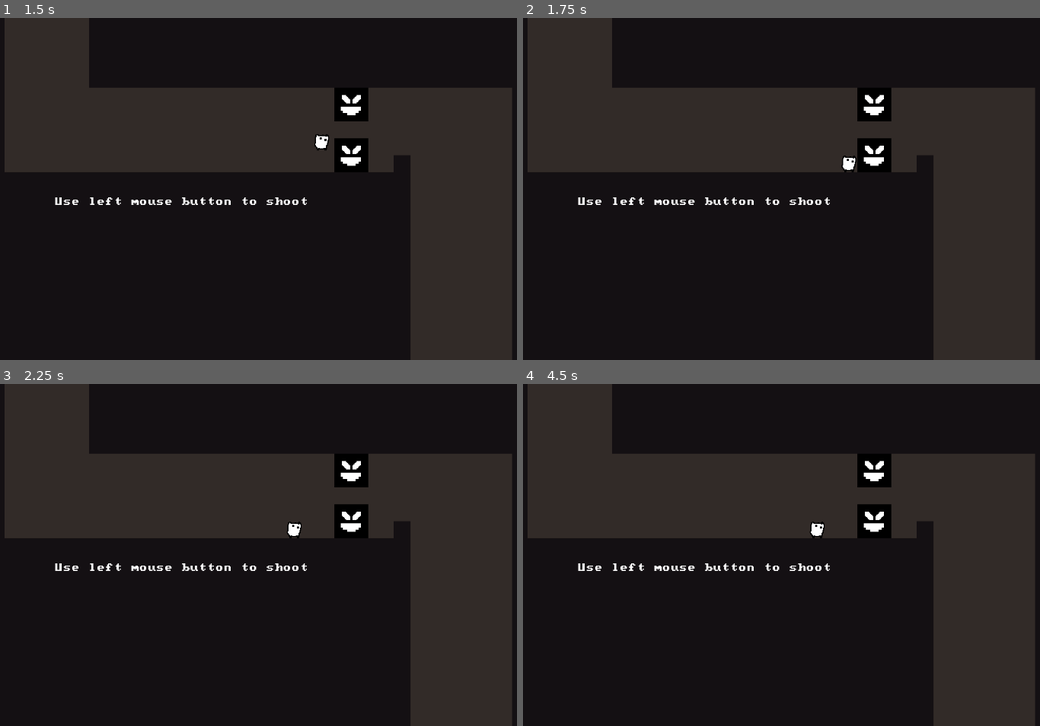
Above: before the commit, frames 1-4 (two rows, left to right).
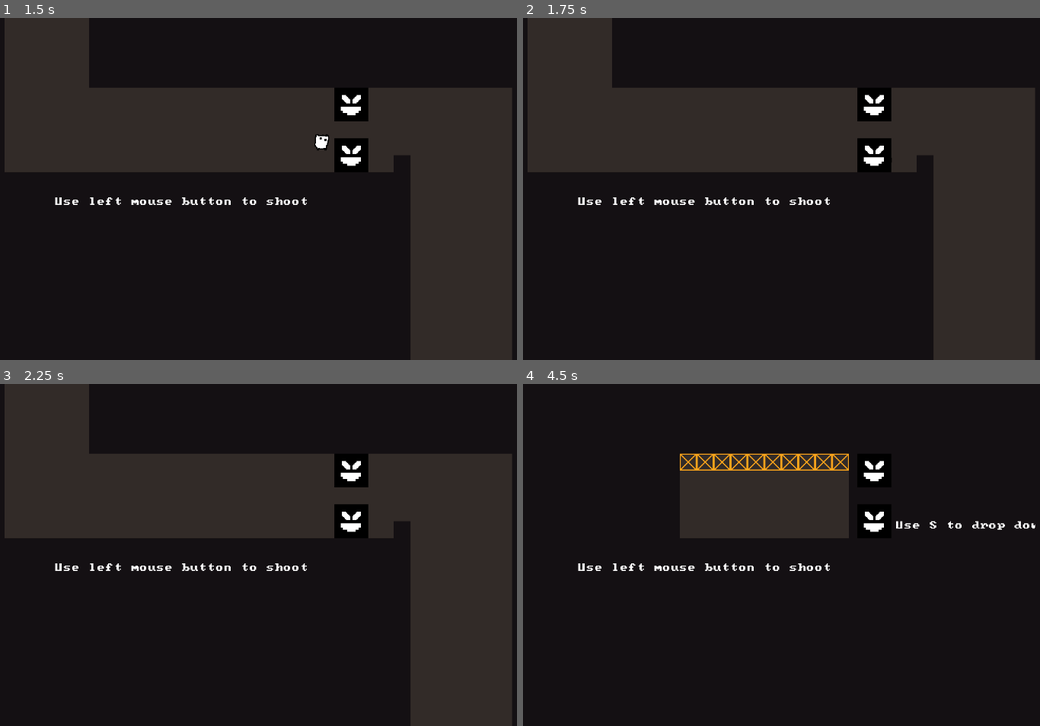
Above: after the commit, the same moments.

Repository: Iviv122/pit
Game: Godot game, scene res://scenes/tutorial/example_encounter.tscn
The game is run twice, just before and just after one commit, with the same random seed, the same clock (stepped at 60 frames per second) and the same inputs. This scene is started directly instead of the project's main scene.
Inputs (mouse positions are in pixels of both pictures, inside the frame that each line leads up to):
- Up to frame 1 (1.5 s): tap Enter at 0.5 s; move the mouse to (377, 171) at 0.52 s; hold E (interact) 0.53-1.28 s; hold D (move_right) from 0.53 s (still down); tap Space (jump) at 0.77 s; move the mouse to (118, 206) at 1.27 s; click (118, 206) at 1.35 s
- Up to frame 2 (1.75 s): keep holding D (move_right); tap Space (jump) at 1.52 s
- Up to frame 3 (2.25 s): move the mouse to (299, 479) at 2.02 s; release D (move_right) at 2.03 s; hold A (move_left) from 2.03 s (still down); tap Alt at 2.1 s
- Up to frame 4 (4.5 s): move the mouse to (734, 623) at 2.77 s; release A (move_left) at 2.78 s; hold D (move_right) 2.78-4.28 s; tap Shift at 2.85 s; tap Space (jump) at 3.02, 3.77 s; move the mouse to (946, 606) at 3.52 s; hold E (interact) 3.53-4.28 s; move the mouse to (579, 503) at 4.27 s; hold A (move_left) from 4.28 s (still down); click (579, 503) at 4.35 s

Frame 1 is identical in both runs. In frame 2, 0.1% of the frame differs, in the area x 61-65%, y 40-46%; in frame 3, 0.1%; in frame 4, 30%, in the area x 0-100%, y 0-100%.

Commit message:
enemies deal damage

Diff:
--- a/assets/prefabs/enemies/block_enemy.tscn
+++ b/assets/prefabs/enemies/block_enemy.tscn
@@ -6,7 +6,8 @@
 [sub_resource type="RectangleShape2D" id="RectangleShape2D_gf763"]
 size = Vector2(32, 32)
 
-[node name="Node2D" type="CharacterBody2D"]
+[node name="Node2D" type="Area2D"]
+input_pickable = false
 script = ExtResource("1_yuye3")
 metadata/_custom_type_script = "uid://b7w8djchq0nim"
 
--- a/assets/prefabs/enemies/round_cat_enemy.tscn
+++ b/assets/prefabs/enemies/round_cat_enemy.tscn
@@ -8,8 +8,6 @@
 
 [node name="RoundCatEnemy" type="CharacterBody2D"]
 script = ExtResource("1_qgq3c")
-speed = 150.0
-health = 2.0
 metadata/_custom_type_script = "uid://g3g4i4lgr8fx"
 
 [node name="Sprite2D" type="Sprite2D" parent="."]
--- a/main.tscn
+++ b/main.tscn
@@ -1,11 +1,18 @@
-[gd_scene load_steps=5 format=3 uid="uid://3v5t01lfrqhy"]
+[gd_scene load_steps=8 format=3 uid="uid://3v5t01lfrqhy"]
 
 [ext_resource type="Script" uid="uid://bwwywj2djqlp5" path="res://objects/ui/depth_meter.gd" id="1_ig7tw"]
 [ext_resource type="Script" uid="uid://cbeqk8uql4lmd" path="res://objects/ui/hunger_meter.gd" id="2_0xm2m"]
 [ext_resource type="Texture2D" uid="uid://bfqe076eqrnxe" path="res://raw_assets/sprites/fork_icon.png" id="3_h2yge"]
+[ext_resource type="Script" uid="uid://ub8qxrqk06ho" path="res://objects/ui/health_meter.gd" id="4_1bvp3"]
 
 [sub_resource type="StyleBoxTexture" id="StyleBoxTexture_1bvp3"]
 texture = ExtResource("3_h2yge")
+
+[sub_resource type="StyleBoxFlat" id="StyleBoxFlat_lquwl"]
+bg_color = Color(0.42745098, 0.45882353, 0.5529412, 1)
+
+[sub_resource type="StyleBoxFlat" id="StyleBoxFlat_1bvp3"]
+bg_color = Color(0.7058824, 0.1254902, 0.16470589, 1)
 
 [node name="Main" type="Node2D"]
 
@@ -42,5 +49,22 @@
 offset_right = 227.0
 offset_bottom = 10.0
 grow_vertical = 2
+theme_override_styles/fill = SubResource("StyleBoxFlat_lquwl")
+value = 50.0
 script = ExtResource("2_0xm2m")
 metadata/_custom_type_script = "uid://cbeqk8uql4lmd"
+
+[node name="HealthMeter" type="ProgressBar" parent="CanvasLayer"]
+anchors_preset = 1
+anchor_left = 1.0
+anchor_right = 1.0
+offset_left = -259.0
+offset_top = 69.0
+offset_right = -59.0
+offset_bottom = 89.0
+grow_horizontal = 0
+theme_override_styles/fill = SubResource("StyleBoxFlat_1bvp3")
+value = 50.0
+show_percentage = false
+script = ExtResource("4_1bvp3")
+metadata/_custom_type_script = "uid://ub8qxrqk06ho"
--- a/objects/enemies/Enemy.gd
+++ b/objects/enemies/Enemy.gd
@@ -1,7 +1,10 @@
-extends CharacterBody2D
+extends Area2D
 class_name Enemy
 
 @export var health : float = 5
+
+func _ready():
+	body_entered.connect(is_player)
 
 func damage(amount : float) -> void:
 	health -= amount
@@ -11,5 +14,10 @@
 func die() -> void:
 	queue_free()
 
-func damage_player(a : float) -> void:
-	pass
+func is_player(a : Node2D) -> void:
+	print("player", a)
+	if a is CharacterMovement:
+		damage_player()
+
+func damage_player() -> void:
+	PlayerStatsInstance.deal_damage(1)
--- a/objects/enemies/round_cat.gd
+++ b/objects/enemies/round_cat.gd
@@ -4,8 +4,6 @@
 var dir : Vector2 = Vector2(randf_range(-1,1),randf_range(-1,1)).normalized()
 @export var speed : float = randf_range(150,225)
 
-func _ready():
-    pass
 
 func _physics_process(_delta):
     if is_on_ceiling() or is_on_floor():
--- a/objects/player/on_level/movement_script.gd
+++ b/objects/player/on_level/movement_script.gd
@@ -12,9 +12,6 @@
 
 func _ready():
 	init_pos = global_position
-
-func check_is_drop_down():
-	pass
 
 func drop():
 	position.y +=1
--- a/objects/player/out_level/player_stats.gd
+++ b/objects/player/out_level/player_stats.gd
@@ -2,6 +2,7 @@
 class_name PlayerStats
 
 signal updated()
+signal died()
 
 var hunger : float  = 100
 var health : int  = 3
@@ -9,3 +10,12 @@
 func _process(delta):
     updated.emit()
     hunger -= delta
+
+func deal_damage(amount : int) -> void:
+    updated.emit()
+    health -= amount
+    if health <=0:
+        die()
+
+func die() -> void:
+    died.emit()
--- /dev/null
+++ b/objects/ui/health_meter.gd
@@ -0,0 +1,12 @@
+extends ProgressBar
+class_name HealthMeter
+
+
+func redraw() -> void:
+    value = PlayerStatsInstance.health
+
+func _ready():
+    max_value = PlayerStatsInstance.health
+    min_value = 0
+    value = PlayerStatsInstance.health
+    PlayerStatsInstance.updated.connect(redraw)
--- a/scenes/tutorial/drop_down_platforms.tscn
+++ b/scenes/tutorial/drop_down_platforms.tscn
@@ -29,7 +29,7 @@
 
 [node name="Label" type="Label" parent="."]
 offset_left = 249.0
-offset_top = -232.0
-offset_right = 289.0
-offset_bottom = -216.0
+offset_top = -64.0
+offset_right = 537.0
+offset_bottom = -48.0
 text = "Use S to drop down"
Not shown, added: objects/ui/health_meter.gd.uid
